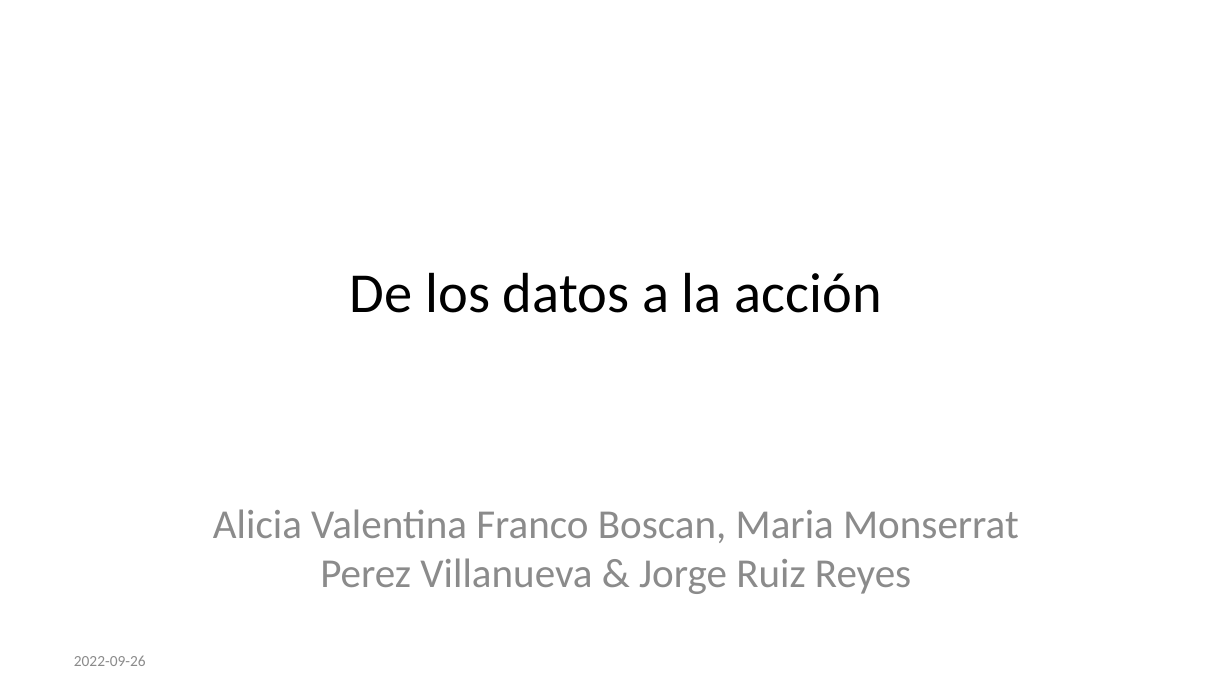
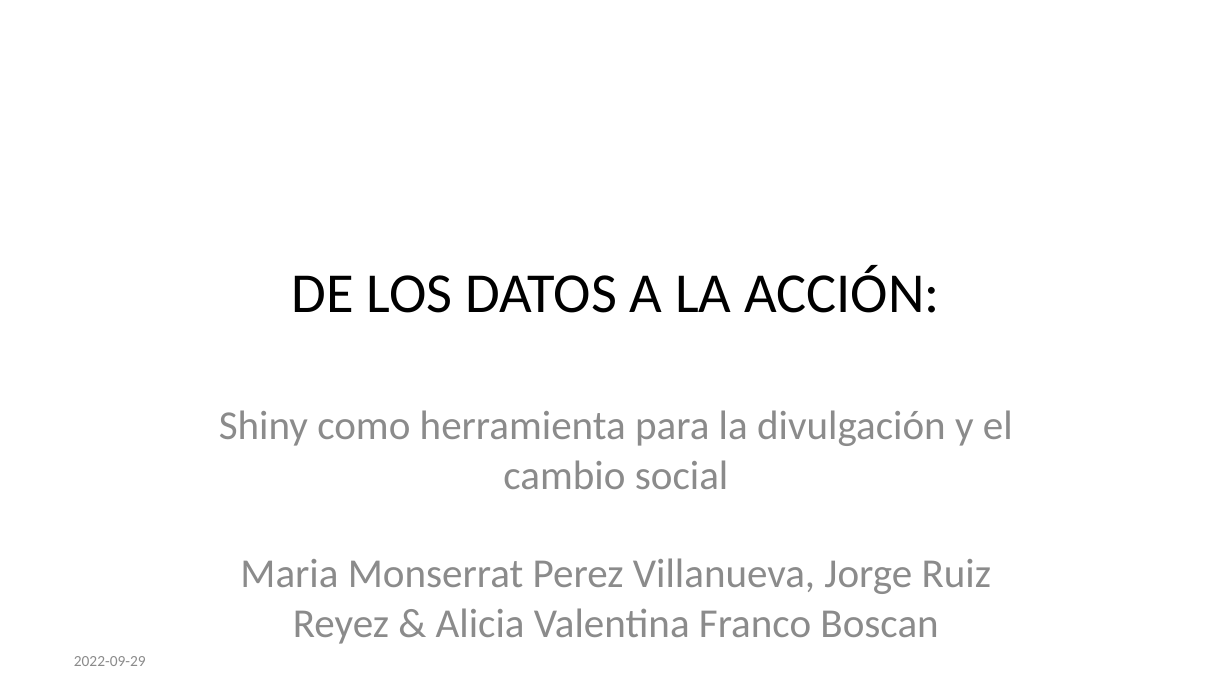
Before and after one commit to datacivica/ppt-huelladecuidados-LatinR, a slide deck: slide 1 of ppt-LatinR.pptx. Drawn at 1232x693 pixels with LibreOffice and Linux fonts; fonts in the diff are those of the drawing. Boxes give left, top, right and bottom in pixels: in the first picture for what was removed or moved away, otherwise in the second. Text is boxed around its words. In the diff, an @@ line names an element or a change of style, - is before the commit and + after.

```diff
--- a/ppt-LatinR.pptx
+++ b/ppt-LatinR.pptx
@@ title at box(292, 265, 939, 313): text changed @@
-De los datos a la acción
+DE LOS DATOS A LA ACCIÓN:
@@ subtitle at box(219, 410, 1013, 644): text changed @@
-Alicia Valentina Franco Boscan, Maria Monserrat Perez Villanueva & Jorge Ruiz Reyes
+Shiny como herramienta para la divulgación y el cambio social
+Maria Monserrat Perez Villanueva, Jorge Ruiz Reyez & Alicia Valentina Franco Boscan
@@ text at box(74, 656, 146, 666): text changed @@
-2022-09-26
+2022-09-29
```
Also in this commit, not shown: 24 slides added, 4 slides removed, 29 other files.
